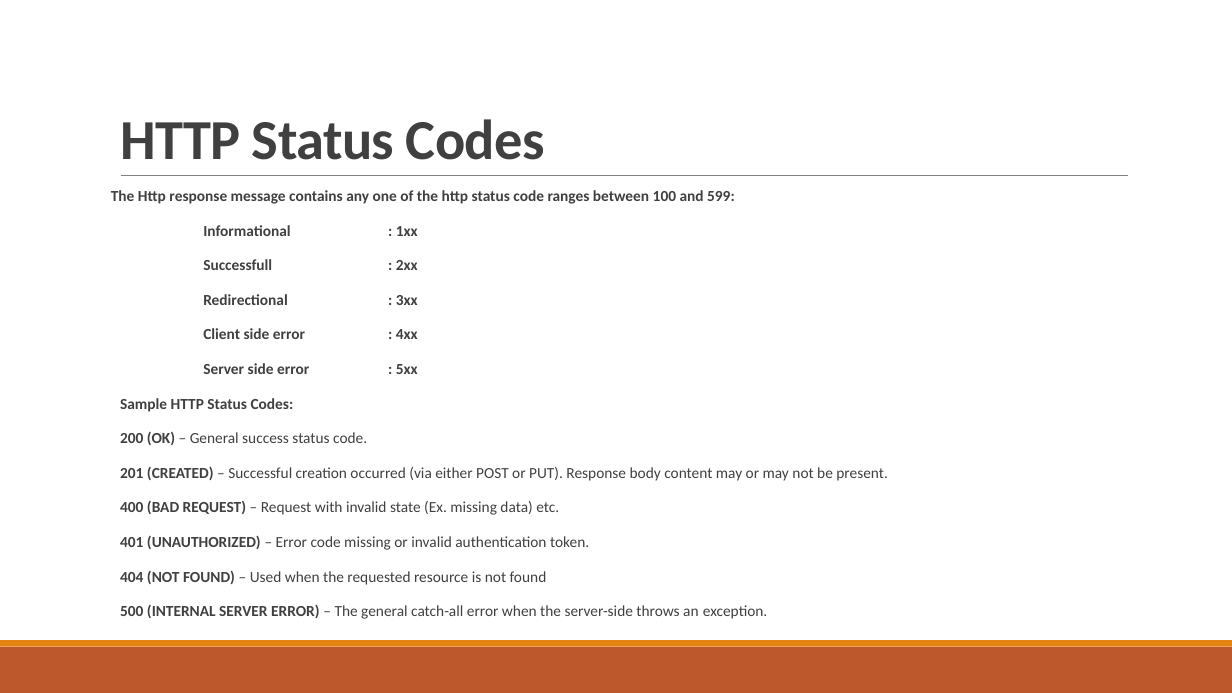
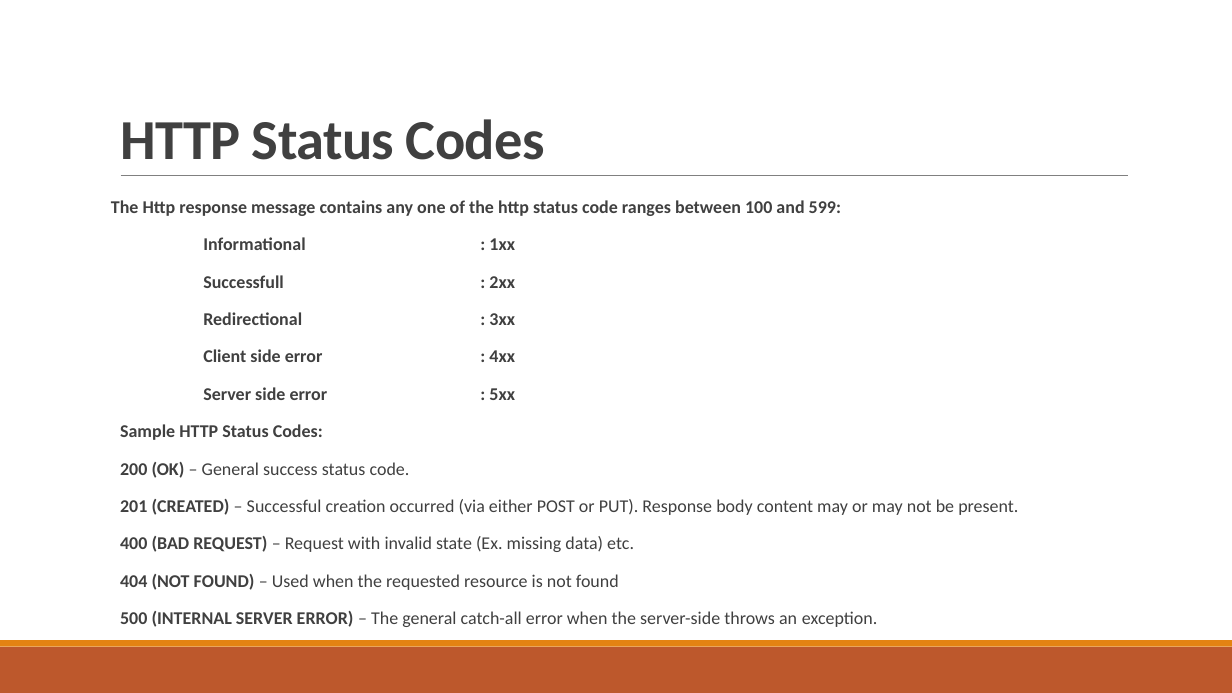
Before and after one commit to balacode/mydoc, a slide deck: slide 14 of REST PPT.pptx. Drawn at 1232x693 pixels with LibreOffice and Linux fonts; fonts in the diff are those of the drawing. Boxes give left, top, right and bottom in pixels: in the first picture for what was removed or moved away, otherwise in the second. Text is boxed around its words. In the diff, an @@ line names an element or a change of style, - is before the commit and + after.

```diff
--- a/REST PPT.pptx
+++ b/REST PPT.pptx
@@ text "The Http response message contains ..." moved from (x1=111, y1=190, x2=888, y2=619) to (x1=111, y1=200, x2=1018, y2=627) @@
@@ text "The Http response message contains ..." at (x1=111, y1=200, x2=1018, y2=627): size 12 to 14 pt @@
@@ text at (x1=120, y1=536, x2=589, y2=550): paragraph removed @@
-  401 (UNAUTHORIZED) – Error code missing or invalid authentication token.
```
Also in this commit, not shown: 14 other slides changed, 1 other file.
